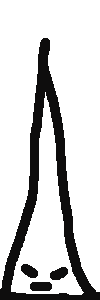
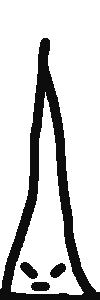
Revision of a layered 100×300 image; what changed, layer by layer:
renamed "Background" to "Body", painted on it over (20, 262, 68, 291)
